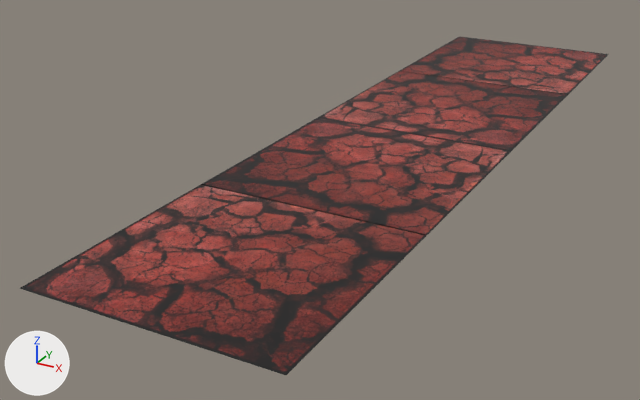
One commit to the FBX model models/ExplodedLine.fbx: the scene before it, then after it.
Rendered twice from a 50 mm camera at (3.44, -13.62, 3.09) aimed at (-0.67, -6.16, -0.64). Arrows for +X, +Y and +Z are at lower left; the lights stay in place. Where no turn or scale is listed for an object, it has been applied to the vertices.

The scene before the commit, as lines of its bpy script (objects in view):
```python
me_mesh = bpy.data.meshes.new('Mesh')
me_mesh.from_pydata(...)  # 4 vertices, 1 face; spans x -1.1..1.1, y -1.1..1.1, z 0.0
me_mesh.materials.append(mat_lambert1)  # picture img_floorcracked_tga
me_mesh_002 = bpy.data.meshes.new('Mesh.002')
me_mesh_002.from_pydata(...)  # 4 vertices, 1 face; spans x -1.1..1.1, y -1.1..1.1, z 0.0
me_mesh_002.materials.append(mat_lambert1)  # picture img_floorcracked_tga
me_mesh_003 = bpy.data.meshes.new('Mesh.003')
me_mesh_003.from_pydata(...)  # 4 vertices, 1 face; spans x -1.1..1.1, y -1.1..1.1, z 0.0
me_mesh_003.materials.append(mat_lambert1)  # picture img_floorcracked_tga
ob_pplane5 = bpy.data.objects.new('pPlane5', me_mesh)
ob_pplane5.location = (0.023, -2.196, 0.0)
ob_pplane7 = bpy.data.objects.new('pPlane7', me_mesh_002)
ob_pplane7.location = (0.023, -8.728, 0.0)
ob_pplane8 = bpy.data.objects.new('pPlane8', me_mesh_003)
ob_pplane8.location = (0.023, -6.554, 0.0)
# also in view: 'pPlane6' at (0.02, -4.37, 0.0)
```
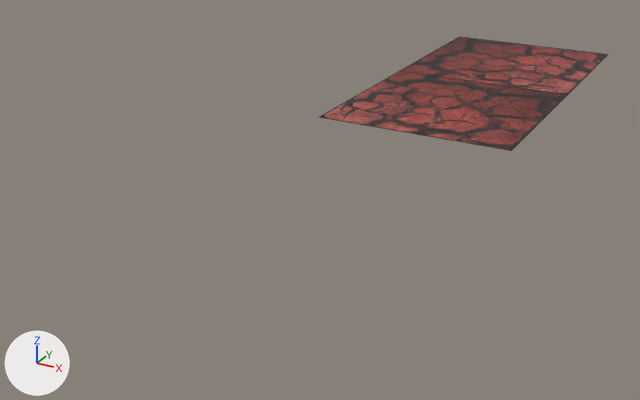
Changed parts and their boxes (x1, y1, x2, y2) in the pictures (640 x 400 px):
'pPlane7', deleted (brown)
    before: (20, 185, 427, 375)
'pPlane8', deleted (brown)
    before: (201, 117, 511, 236)

Edits to the bpy script that builds the scene:
```text
Remove ob_pplane8:
    ob_pplane8 = bpy.data.objects.new('pPlane8', me_mesh_003)
    ob_pplane8.location = (0.023, -6.554, 0.0)
Remove ob_pplane7:
    ob_pplane7 = bpy.data.objects.new('pPlane7', me_mesh_002)
    ob_pplane7.location = (0.023, -8.728, 0.0)
```
